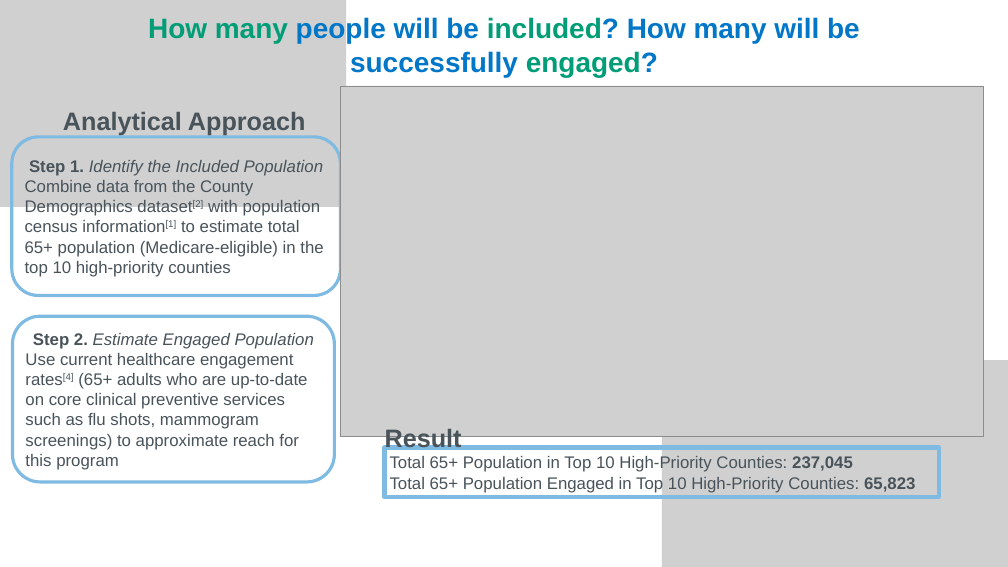
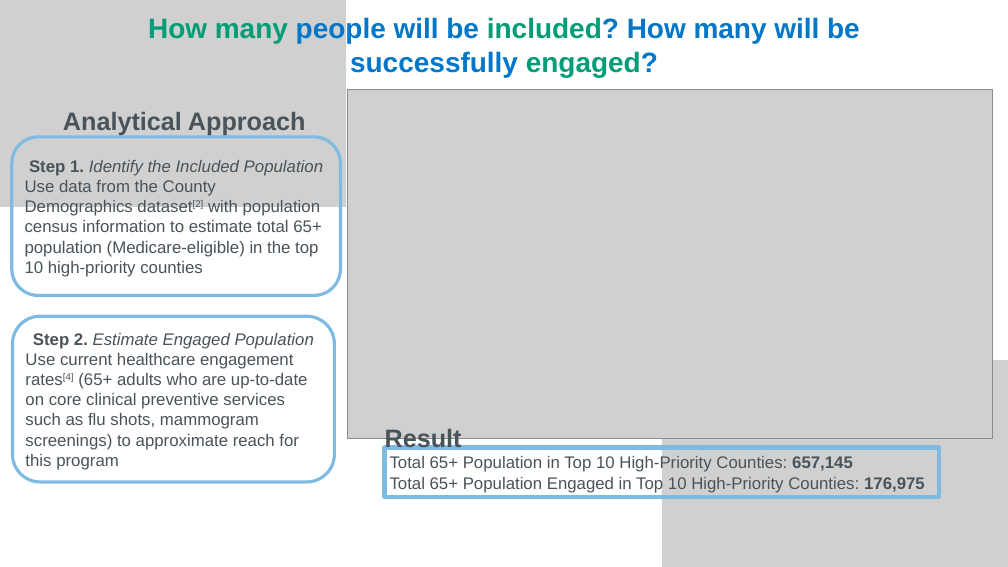
Before and after one commit to laimao19/dataops-challenge, a slide deck: slide 4 of n1health_datachallenge_presentation.pptx. Drawn at 1008x567 pixels with LibreOffice and Linux fonts; fonts in the diff are those of the drawing; grey boxes stand for pictures. Boxes give left, top, right and bottom in pixels: in the first picture for what was removed or moved away, otherwise in the second. Text is boxed around its words. In the diff, an @@ line names an element or a change of style, - is before the commit and + after.

Commit message:
fixed a small issue where i was using city-level population census data to calculate county-level metrics (now i use county-level population census data)

```diff
--- a/n1health_datachallenge_presentation.pptx
+++ b/n1health_datachallenge_presentation.pptx
@@ picture: place and size @@
-picture at (340,86,983,436)
+picture at (347,90,992,438)
@@ text in rounded rectangle at (25,180,321,277): text changed @@
-Combine data from the County Demographics dataset[2] with population census information[1] to estimate total 65+ population (Medicare-eligible) in the top 10 high-priority counties
+Use data from the County Demographics dataset[2] with population census information to estimate total 65+ population (Medicare-eligible) in the top 10 high-priority counties
@@ text in rectangle at (390,455,925,493): text changed @@
-Total 65+ Population in Top 10 High-Priority Counties: 237,045
-Total 65+ Population Engaged in Top 10 High-Priority Counties: 65,823
+Total 65+ Population in Top 10 High-Priority Counties: 657,145
+Total 65+ Population Engaged in Top 10 High-Priority Counties: 176,975
```
Also in this commit, not shown: 1 other slide changed, 3 other files.
